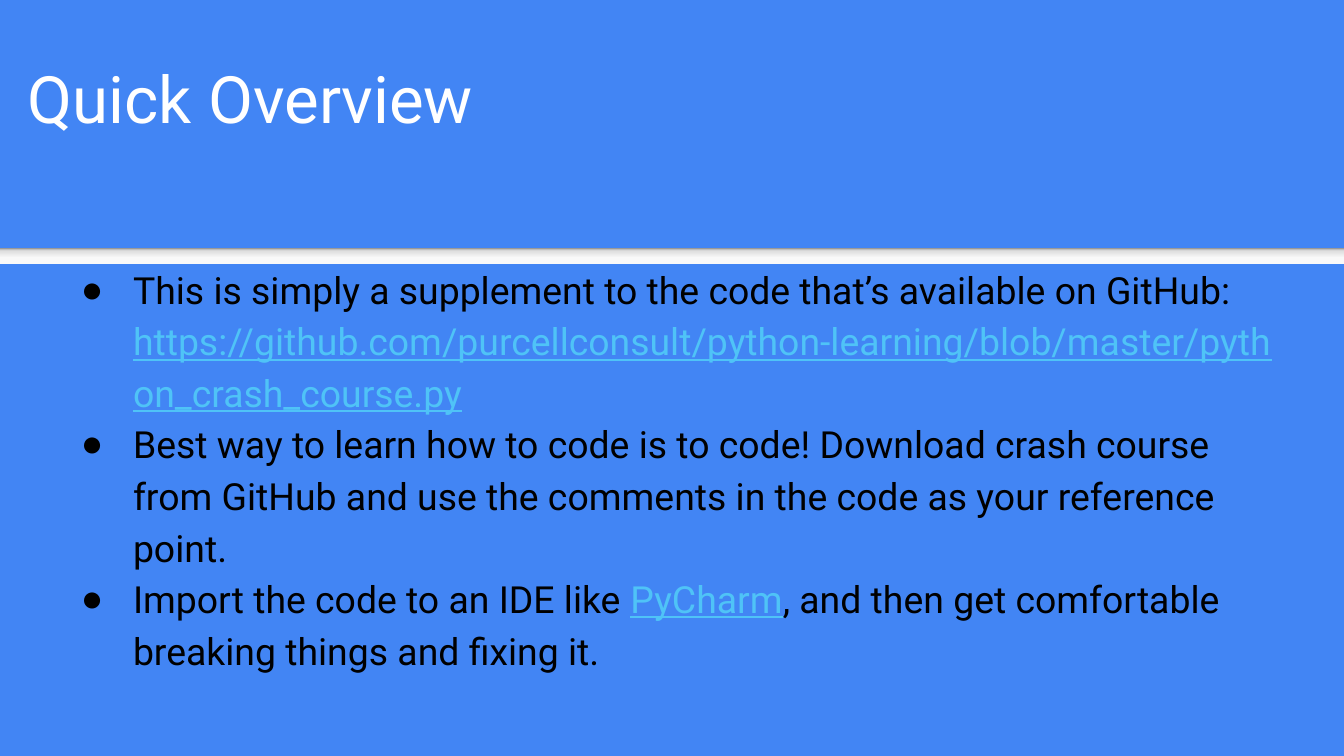
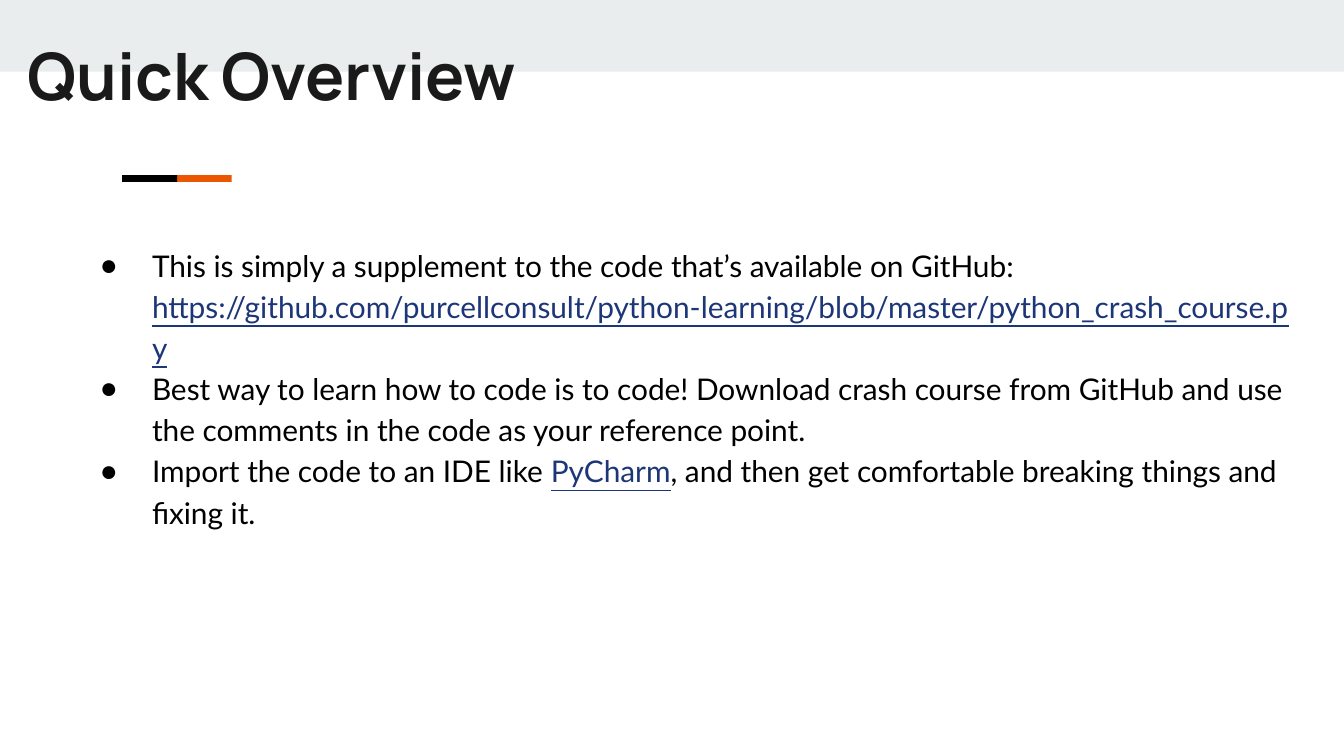
Before and after one commit to gazelle74/python-learning, a slide deck: slide 6 of Learn Python in 45 Minutes Supplement.pptx. Drawn at 1344x756 pixels with LibreOffice and Linux fonts; fonts in the diff are those of the drawing. Boxes give left, top, right and bottom in pixels: in the first picture for what was removed or moved away, otherwise in the second. Text is boxed around its words. In the diff, an @@ line names an element or a change of style, - is before the commit and + after.

```diff
--- a/Learn Python in 45 Minutes Supplement.pptx
+++ b/Learn Python in 45 Minutes Supplement.pptx
@@ background #4285F4 to #FFFFFF @@
@@ rectangle added at [0, 0, 1344, 71], fill #E9EDEE @@
@@ text "Quick Overview" at [28, 52, 516, 101]: font Roboto to Manrope, text colour #FFFFFF to #1A1A1A, bold on; vertical alignment bottom to top @@
@@ rectangle added at [122, 175, 177, 181], fill #000000 @@
@@ rectangle added at [176, 175, 231, 181], fill #EB5600 @@
@@ text "This is simply a supplement ...": place and size @@
-text "This is simply a supplement ..." at [133, 276, 1271, 673]
+text "This is simply a supplement ..." at [152, 254, 1288, 530]
@@ text "This is simply a supplement ..." at [152, 254, 1288, 530]: size 20 to 16 pt, font Roboto to Lato; text colour #4FC3F7 to #1C3678 in "https://github.com/purcellconsult/python-learning/blob/maste ...", "PyCharm," @@
@@ rectangle removed at [0, 247, 1344, 263] @@
```
Also in this commit, not shown: 13 other slides changed.
